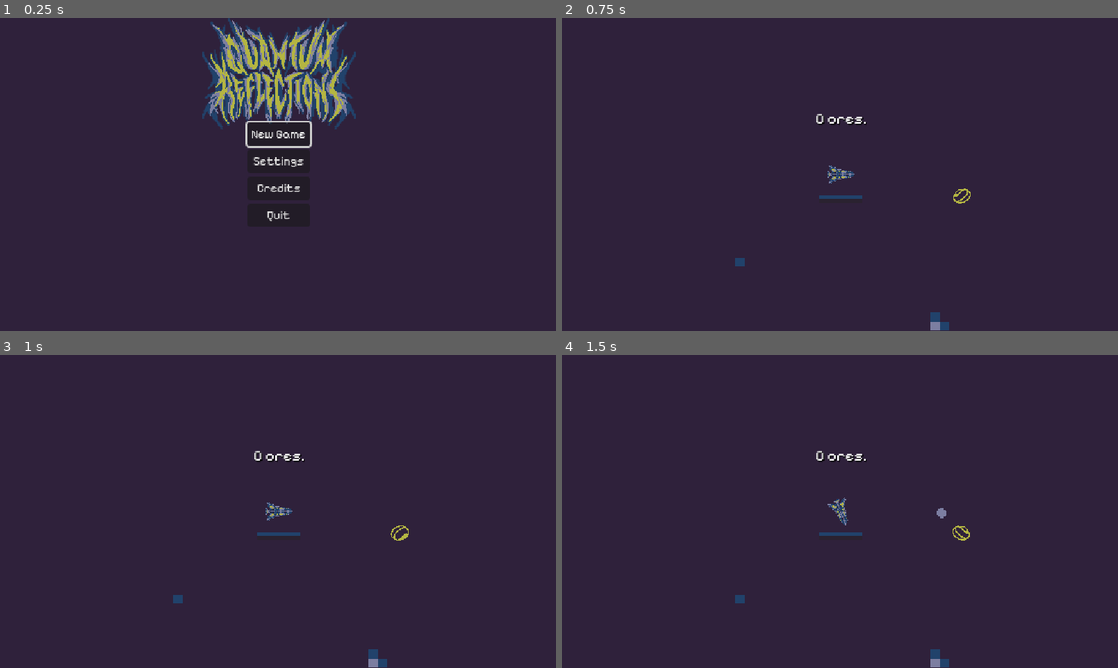
Above: before the commit, frames 1-4 (two rows, left to right).
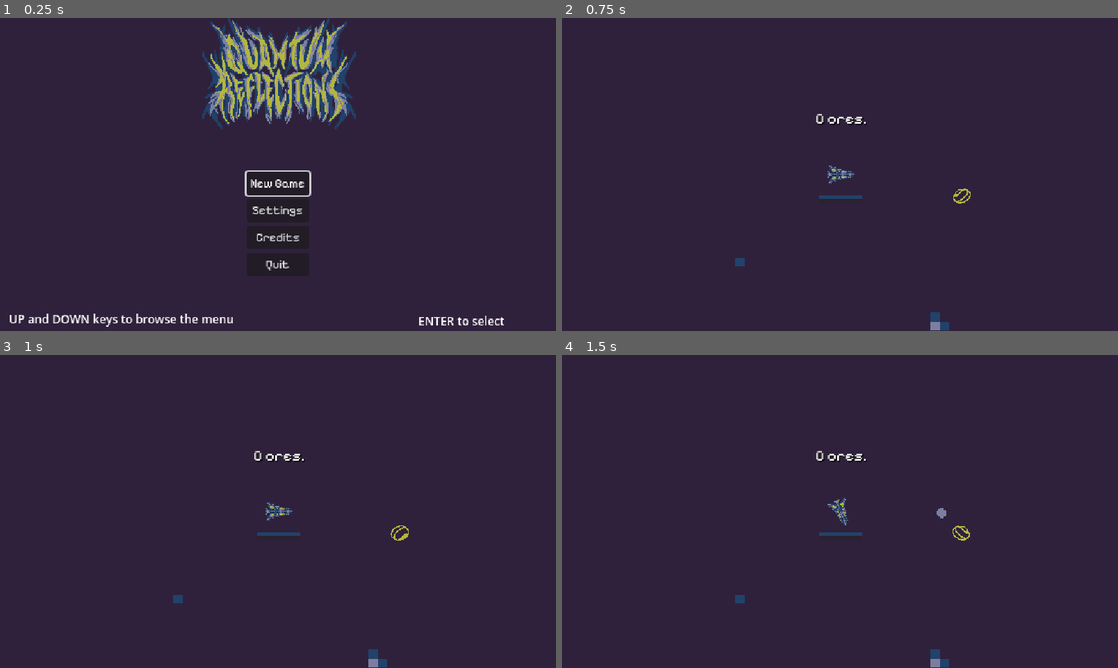
Above: after the commit, the same moments.

Repository: iparosds/Quantum-Reflections
Game: Godot game, scene res://scenes/menu.tscn
Same seed, same stepped clock (60 frames per second), same inputs: the game is played once before the commit and once after it.
Inputs (mouse positions are in pixels of both pictures, inside the frame that each line leads up to):
- Up to frame 1 (0.25 s): no input
- Up to frame 2 (0.75 s): click "New Game" at 0.5 s
- Up to frame 3 (1 s): no input
- Up to frame 4 (1.5 s): tap Enter (enter) at 1.25, 1.35 s; move the mouse to (962, 495) at 1.27 s; hold Right (move_right) from 1.28 s (still down)

The runs differ from the first frame. In frame 1, 2.0% of the frame differs, in the area x 1-91%, y 32-99%; in frame 2, nothing differs; in frame 3, nothing differs; in frame 4, nothing differs.

Commit message:
ajustes no menu

Diff:
--- a/scenes/menu.tscn
+++ b/scenes/menu.tscn
@@ -39,18 +39,19 @@
 offset_bottom = 115.0
 grow_horizontal = 2
 texture = ExtResource("2_y8hp7")
+stretch_mode = 3
 
 [node name="MarginContainer" type="MarginContainer" parent="."]
 layout_mode = 1
-anchors_preset = 8
-anchor_left = 0.5
-anchor_top = 0.5
-anchor_right = 0.5
-anchor_bottom = 0.5
-offset_left = -67.0
-offset_top = -90.0
-offset_right = 68.0
-offset_bottom = 90.0
+anchors_preset = -1
+anchor_left = 0.499
+anchor_top = 0.559
+anchor_right = 0.499
+anchor_bottom = 0.559
+offset_left = -67.848
+offset_top = -58.232
+offset_right = 67.152
+offset_bottom = 121.768
 grow_horizontal = 2
 grow_vertical = 2
 size_flags_horizontal = 4
@@ -116,22 +117,32 @@
 stream = ExtResource("5_lao82")
 
 [node name="instructions" type="Label" parent="."]
-layout_mode = 0
-offset_left = 124.0
-offset_top = 385.0
-offset_right = 377.0
-offset_bottom = 419.0
+layout_mode = 1
+anchors_preset = -1
+anchor_left = 0.217
+anchor_top = 0.5
+anchor_right = 0.217
+anchor_bottom = 0.5
+offset_left = -125.984
+offset_top = 133.0
+offset_right = 127.016
+offset_bottom = 167.0
 text = "UP and DOWN keys to browse the menu"
 label_settings = SubResource("LabelSettings_nn863")
 horizontal_alignment = 1
 vertical_alignment = 1
 
 [node name="instructions2" type="Label" parent="."]
-layout_mode = 0
-offset_left = 774.0
-offset_top = 387.0
-offset_right = 952.0
-offset_bottom = 421.0
+layout_mode = 1
+anchors_preset = -1
+anchor_left = 0.778
+anchor_top = 0.5
+anchor_right = 0.778
+anchor_bottom = 0.5
+offset_left = -59.256
+offset_top = 135.0
+offset_right = 118.744
+offset_bottom = 169.0
 text = "ENTER to select"
 label_settings = SubResource("LabelSettings_yxhpx")
 horizontal_alignment = 1
Not shown: 1 places in scenes/menu.tscn that only renumber resources
Not shown: 1 places in scripts/projectile_basic.tres that only renumber resources
